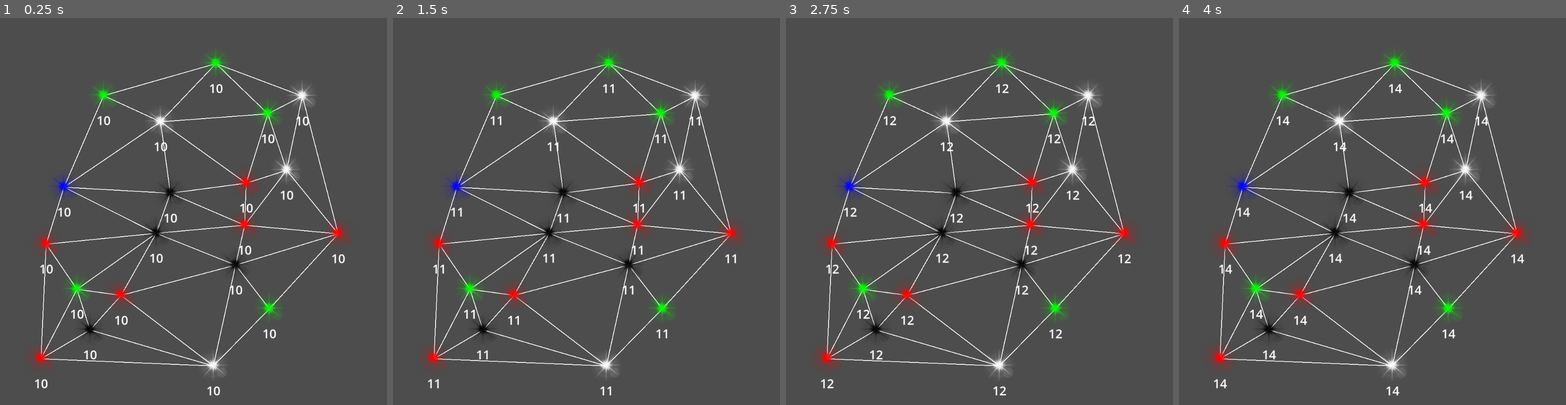
Above: before the commit, frames 1-4 (left to right).
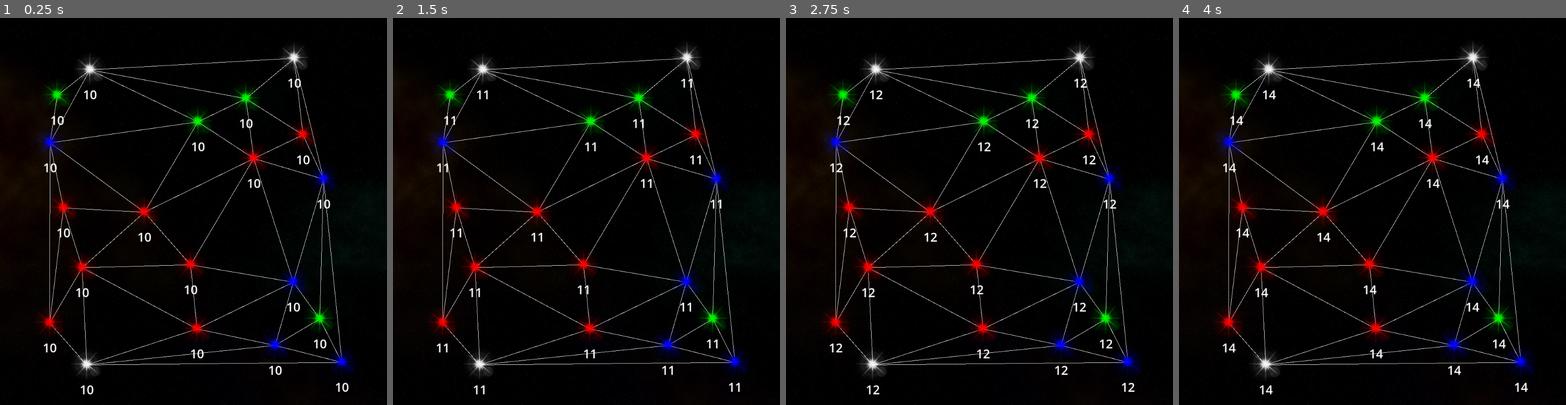
Above: after the commit, the same moments.

Repository: lucasvanmeter/luminos
Game: Godot game, scene res://main.tscn
Same seed, same stepped clock (60 frames per second), same inputs: the game is played once before the commit and once after it. Before the commit the project starts from res://galaxy.tscn.
Inputs (mouse positions are in pixels of both pictures, inside the frame that each line leads up to):
- Up to frame 1 (0.25 s): no input
- Up to frame 2 (1.5 s): tap Enter at 0.5 s; move the mouse to (671, 192) at 0.52 s; press the mouse at (671, 192) at 0.53 s; tap Space at 1.25 s; move the mouse to (509, 230) at 1.27 s; release the mouse at (509, 230) at 1.28 s; click (509, 230) at 1.35 s
- Up to frame 3 (2.75 s): move the mouse to (1018, 126) at 2.02 s; press the mouse at (1018, 126) at 2.03 s
- Up to frame 4 (4 s): tap Enter at 2.75 s; move the mouse to (1353, 288) at 2.77 s; release the mouse at (1353, 288) at 2.78 s; click (1353, 288) at 2.85 s; tap Space at 3.5 s; move the mouse to (1488, 269) at 3.52 s; press the mouse at (1488, 269) at 3.53 s

The runs differ from the first frame. In frame 1, 99% of the frame differs, in the area x 0-100%, y 0-100%; in frame 2, 99%; in frame 3, 99%; in frame 4, 99%.

Commit message:
reworked some implementations of star collision and graph generation

Diff:
--- a/galaxy.gd
+++ b/galaxy.gd
@@ -1,7 +1,6 @@
 extends Node2D
 
 @export var star_scene: PackedScene
-@export var number_of_stars = 5
 
 var star_selected = false
 var source
@@ -9,30 +8,34 @@
 
 var color_dict = {
 	"white": Color.WHITE,
-	"black": Color.BLACK,
 	"red" : Color.RED,
 	"green" : Color.GREEN,
 	"blue" : Color.BLUE
 }
 
-const size = 800
-const min_distance = 100
+# Code for generating position graph
+var width = 800
+var height = 800
+var min_distance = 100
 var number_of_points = 20
 
-func gen_points():
-	var points = []
-	for i in number_of_points:
-		points.append(rand_coords(points))
-	return points
-
-func rand_coords(points):
-	var x = randf() * size + 100
-	var y = randf() * size + 100
+func rand_coords(height, width, points, attempts):
+	if attempts == 0:
+		print("Error, could not gen random points.")
+		return false
+	var x = randf() * width + 100
+	var y = randf() * height + 100
 	var pos = Vector2(x,y)
 	if is_valid_coords(pos, points):
 		return pos
 	else:
-		return rand_coords(points)
+		return rand_coords(height, width, points, attempts-1)
+
+func gen_points(height, width):
+	var points = []
+	for i in number_of_points:
+		points.append(rand_coords(height, width, points, 20))
+	return points
 
 func is_valid_coords(pos, points):
 	for p in points:
@@ -40,8 +43,8 @@
 			return false
 	return true
 
-func make_graph():
-	var points = gen_points()
+func make_position_graph(height, width):
+	var points = gen_points(height, width)
 	var delaunay_points = Geometry2D.triangulate_delaunay(points)
 	var edges = []
 	for triangle_index in len(delaunay_points) / 3:
@@ -51,7 +54,27 @@
 			edges.append([points[i],points[j]])
 	return [points, edges]
 
-var graph = make_graph()
+func new_star(pos, power, color, parent):
+	var star = star_scene.instantiate()
+	star.position = pos
+	star.power = power
+	star.color = color
+	star.clicked.connect(_on_star_clicked)
+	star.parent = parent
+	return star
+
+func make_star_graph(pos_graph):
+	var dict = {}
+	var points = []
+	for loc in pos_graph[0]:
+		var rand_color = color_dict.keys().pick_random()
+		var star = new_star(loc, 10, rand_color, null)
+		dict[loc] = star
+		points.append(star)
+	var edges = []
+	for edge in pos_graph[1]:
+		edges.append([dict[edge[0]], dict[edge[1]]])
+	return [points, edges]
 
 func make_neighbor_dict(graph):
 	var dict = {}
@@ -62,40 +85,36 @@
 		dict[edge[1]].append(edge[0])
 	return dict
 
-var neighbor_dict = make_neighbor_dict(graph)
+@onready var position_graph = make_position_graph(800, 800)
+@onready var star_graph = make_star_graph(position_graph)
+@onready var neighbor_dict = make_neighbor_dict(star_graph)
 
 # Called when the node enters the scene tree for the first time.
 func _ready():
-	for p in graph[0]:
-		var rand_color = color_dict.keys().pick_random()
-		make_star(p, 10, rand_color, null)
+	for star in star_graph[0]:
+		add_child(star)
 
 func _draw():
-	for edge in graph[1]:
-		draw_line(edge[0], edge[1], Color.WHITE, 2.0)
+	for edge in position_graph[1]:
+		draw_line(edge[0], edge[1], Color.WHITE, 1.0)
 
 # Called every frame. 'delta' is the elapsed time since the previous frame.
 func _process(delta):
 	pass
 
-func make_star(pos, power, color, parent):
-	var star = star_scene.instantiate()
-	star.position = pos
-	star.power = power
-	star.color = color
-	star.clicked.connect(_on_star_clicked)
-	star.parent = parent
-	add_child(star)
+func launch_star(source,target):
+	var new_star = new_star(source.position, source.power, source.color, source)
+	add_child(new_star)
+	new_star.target = (target.position)
+	new_star.stop_growth()
 
-func launch_star(source,target):
-	source.set_target(target.position)
-	source.stop_growth()
+	source.update_power(0)
+
 	star_selected = false
 	source.hide_selected()
-	make_star(source.position, 0, source.color, source)
 
-func is_valid_target(source, target):
-	if neighbor_dict[source.position].has(target.position):
+func is_neighbor(source, target):
+	if neighbor_dict[source].has(target):
 		return true
 	else:
 		return false
@@ -111,5 +130,5 @@
 			who.hide_selected()
 		else:
 			target = who
-			if is_valid_target(source, target):
+			if is_neighbor(source, target):
 				launch_star(source, target)
--- a/galaxy.tscn
+++ b/galaxy.tscn
@@ -1,8 +1,17 @@
-[gd_scene load_steps=3 format=3 uid="uid://bcjd5khn05mto"]
+[gd_scene load_steps=4 format=3 uid="uid://bcjd5khn05mto"]
 
 [ext_resource type="Script" path="res://galaxy.gd" id="1_k8v70"]
 [ext_resource type="PackedScene" uid="uid://chht14i8wfdd2" path="res://star.tscn" id="2_582c7"]
+[ext_resource type="Texture2D" uid="uid://be6ww7xchck44" path="res://art/spacefield_background.png" id="3_nmca1"]
 
 [node name="Galaxy" type="Node2D"]
 script = ExtResource("1_k8v70")
 star_scene = ExtResource("2_582c7")
+
+[node name="Background" type="TextureRect" parent="."]
+show_behind_parent = true
+offset_left = -115.0
+offset_right = 1933.0
+offset_bottom = 1536.0
+scale = Vector2(0.650875, 0.650875)
+texture = ExtResource("3_nmca1")
--- a/icon.svg
+++ /dev/null
@@ -1 +0,0 @@
-<svg height="128" width="128" xmlns="http://www.w3.org/2000/svg"><rect x="2" y="2" width="124" height="124" rx="14" fill="#363d52" stroke="#212532" stroke-width="4"/><g transform="scale(.101) translate(122 122)"><g fill="#fff"><path d="M105 673v33q407 354 814 0v-33z"/><path fill="#478cbf" d="m105 673 152 14q12 1 15 14l4 67 132 10 8-61q2-11 15-15h162q13 4 15 15l8 61 132-10 4-67q3-13 15-14l152-14V427q30-39 56-81-35-59-83-108-43 20-82 47-40-37-88-64 7-51 8-102-59-28-123-42-26 43-46 89-49-7-98 0-20-46-46-89-64 14-123 42 1 51 8 102-48 27-88 64-39-27-82-47-48 49-83 108 26 42 56 81zm0 33v39c0 276 813 276 813 0v-39l-134 12-5 69q-2 10-14 13l-162 11q-12 0-16-11l-10-65H447l-10 65q-4 11-16 11l-162-11q-12-3-14-13l-5-69z"/><path d="M483 600c3 34 55 34 58 0v-86c-3-34-55-34-58 0z"/><circle cx="725" cy="526" r="90"/><circle cx="299" cy="526" r="90"/></g><g fill="#414042"><circle cx="307" cy="532" r="60"/><circle cx="717" cy="532" r="60"/></g></g></svg>
--- /dev/null
+++ b/main.gd
@@ -0,0 +1,13 @@
+extends Node
+
+func new_game():
+	pass
+
+# Called when the node enters the scene tree for the first time.
+func _ready():
+	pass
+
+
+# Called every frame. 'delta' is the elapsed time since the previous frame.
+func _process(delta):
+	pass
--- /dev/null
+++ b/main.tscn
@@ -0,0 +1,11 @@
+[gd_scene load_steps=3 format=3 uid="uid://dko8n0s3pt6u"]
+
+[ext_resource type="Script" path="res://main.gd" id="1_8aal3"]
+[ext_resource type="PackedScene" uid="uid://bcjd5khn05mto" path="res://galaxy.tscn" id="2_d3y1r"]
+
+[node name="Main" type="Node"]
+script = ExtResource("1_8aal3")
+
+[node name="Galaxy" parent="." instance=ExtResource("2_d3y1r")]
+
+[node name="HUD" type="CanvasLayer" parent="."]
--- /dev/null
+++ b/position_graph.gd
@@ -0,0 +1,51 @@
+extends Node
+
+var min_distance = 100
+var number_of_points = 20
+
+func gen_points(height, width):
+	var points = []
+	for i in number_of_points:
+		points.append(rand_coords(height, width, points, 100))
+	return points
+
+func rand_coords(height, width, points, attempts):
+	if attempts == 0:
+		print("Error, could not gen random points.")
+		return false
+	var x = randf() * width + 100
+	var y = randf() * height + 100
+	var pos = Vector2(x,y)
+	if is_valid_coords(pos, points):
+		return pos
+	else:
+		return rand_coords(height, width, points, attempts-1)
+
+func is_valid_coords(pos, points):
+	for p in points:
+		if p.distance_to(pos) < min_distance:
+			return false
+	return true
+
+func make_graph(height, width):
+	var points = gen_points(height, width)
+	var delaunay_points = Geometry2D.triangulate_delaunay(points)
+	var edges = []
+	for triangle_index in len(delaunay_points) / 3:
+		for n in 3:
+			var i = delaunay_points[(triangle_index *3) + n]
+			var j = delaunay_points[(triangle_index *3) + ((n + 1) % 3)]
+			edges.append([points[i],points[j]])
+	return [points, edges]
+
+
+# Called when the node enters the scene tree for the first time.
+func _ready():
+	pass
+	#var pos_graph = make_graph(800, 800)
+	#print(pos_graph)
+
+
+# Called every frame. 'delta' is the elapsed time since the previous frame.
+func _process(delta):
+	pass
--- /dev/null
+++ b/position_graph.tscn
@@ -0,0 +1,6 @@
+[gd_scene load_steps=2 format=3 uid="uid://bmu4d0tihjj88"]
+
+[ext_resource type="Script" path="res://position_graph.gd" id="1_aqtjs"]
+
+[node name="PositionGraph" type="Node"]
+script = ExtResource("1_aqtjs")
--- a/project.godot
+++ b/project.godot
@@ -11,9 +11,8 @@
 [application]
 
 config/name="Luminos"
-run/main_scene="res://galaxy.tscn"
+run/main_scene="res://main.tscn"
 config/features=PackedStringArray("4.2", "Forward Plus")
-config/icon="res://icon.svg"
 
 [display]
 
--- a/star.gd
+++ b/star.gd
@@ -16,7 +16,6 @@
 
 var color_dict = {
 	"white": Color.WHITE,
-	"black": Color.BLACK,
 	"red" : Color.RED,
 	"green" : Color.GREEN,
 	"blue" : Color.BLUE
@@ -47,8 +46,9 @@
 func update_label(text):
 	$Label.text = text
 
-func update_color(color):
-	$Sprite2D.modulate = color
+func update_color(new_color):
+	color = new_color
+	$Sprite2D.modulate = new_color
 
 func show_selected():
 	$SelectionSprite.visible = true
@@ -59,9 +59,6 @@
 func stop_growth():
 	$StarTimer.stop()
 
-func set_target(pos):
-	target = pos
-
 func update_power(new_power):
 	power = new_power
 	var tween = get_tree().create_tween()
@@ -69,10 +66,6 @@
 	$Label.text = str(power)
 
 func _on_area_entered(area):
-	print(self)
-	print(area)
-	print(self.parent)
-	print(area.parent)
 	if area.parent == self or self.parent == area:
 		pass
 	elif position != target and area.position != area.target:
@@ -89,14 +82,7 @@
 			if power <= area.power:
 				call_deferred("queue_free")
 	elif position != target and area.position == area.target:
-		if color == area.color:
-			call_deferred("queue_free")
-		elif color != area.color:
-			if power > area.power:
-				call_deferred("update_power", power - area.power)
-				$StarTimer.start()
-			if power <= area.power:
-				call_deferred("queue_free")
+		call_deferred("queue_free")
 	elif position == target and area.position != area.target:
 		if color == area.color:
 			call_deferred("update_power", power + area.power)
@@ -104,7 +90,8 @@
 			if power >= area.power:
 				call_deferred("update_power", power - area.power)
 			if power < area.power:
-				call_deferred("queue_free")
+				call_deferred("update_power", area.power - power)
+				call_deferred("update_color", area.color)
 
 func _on_control_gui_input(event):
 	if event.is_action_pressed("mouse_click"):
--- a/star.tscn
+++ b/star.tscn
@@ -1,8 +1,8 @@
 [gd_scene load_steps=5 format=3 uid="uid://chht14i8wfdd2"]
 
-[ext_resource type="Texture2D" uid="uid://byuksb48nyjik" path="res://star.png" id="1_8sk6l"]
 [ext_resource type="Script" path="res://star.gd" id="1_rw05k"]
-[ext_resource type="Texture2D" uid="uid://khcet3wa20ic" path="res://selector.png" id="2_s5kt8"]
+[ext_resource type="Texture2D" uid="uid://khcet3wa20ic" path="res://art/selector.png" id="2_kdcoi"]
+[ext_resource type="Texture2D" uid="uid://byuksb48nyjik" path="res://art/star.png" id="3_7tuw3"]
 
 [sub_resource type="CircleShape2D" id="CircleShape2D_gadwh"]
 radius = 3.16228
@@ -18,11 +18,11 @@
 [node name="SelectionSprite" type="Sprite2D" parent="."]
 visible = false
 scale = Vector2(0.15, 0.15)
-texture = ExtResource("2_s5kt8")
+texture = ExtResource("2_kdcoi")
 
 [node name="Sprite2D" type="Sprite2D" parent="."]
 scale = Vector2(0.05, 0.05)
-texture = ExtResource("1_8sk6l")
+texture = ExtResource("3_7tuw3")
 
 [node name="StarTimer" type="Timer" parent="."]
 
Renamed: selector.png -> art/selector.png
Not shown, changed: art/selector.png.import
Binary file added: art/space_background.png
Not shown, added: art/space_background.png.import
Binary file added: art/spacefield_background.png
Not shown, changed: art/spacefield_background.png.import
Renamed: star.png -> art/star.png
Not shown, changed: art/star.png.import
